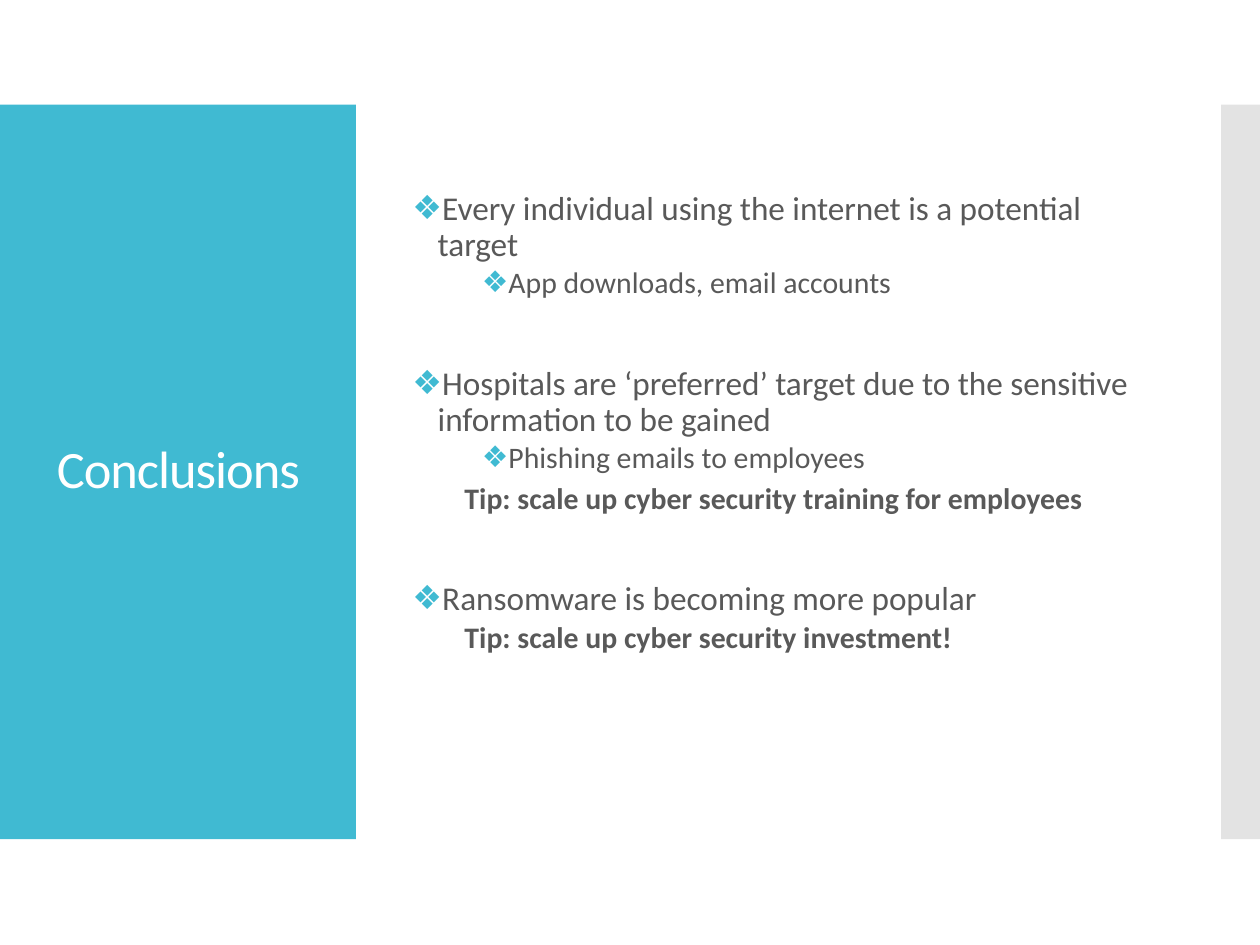
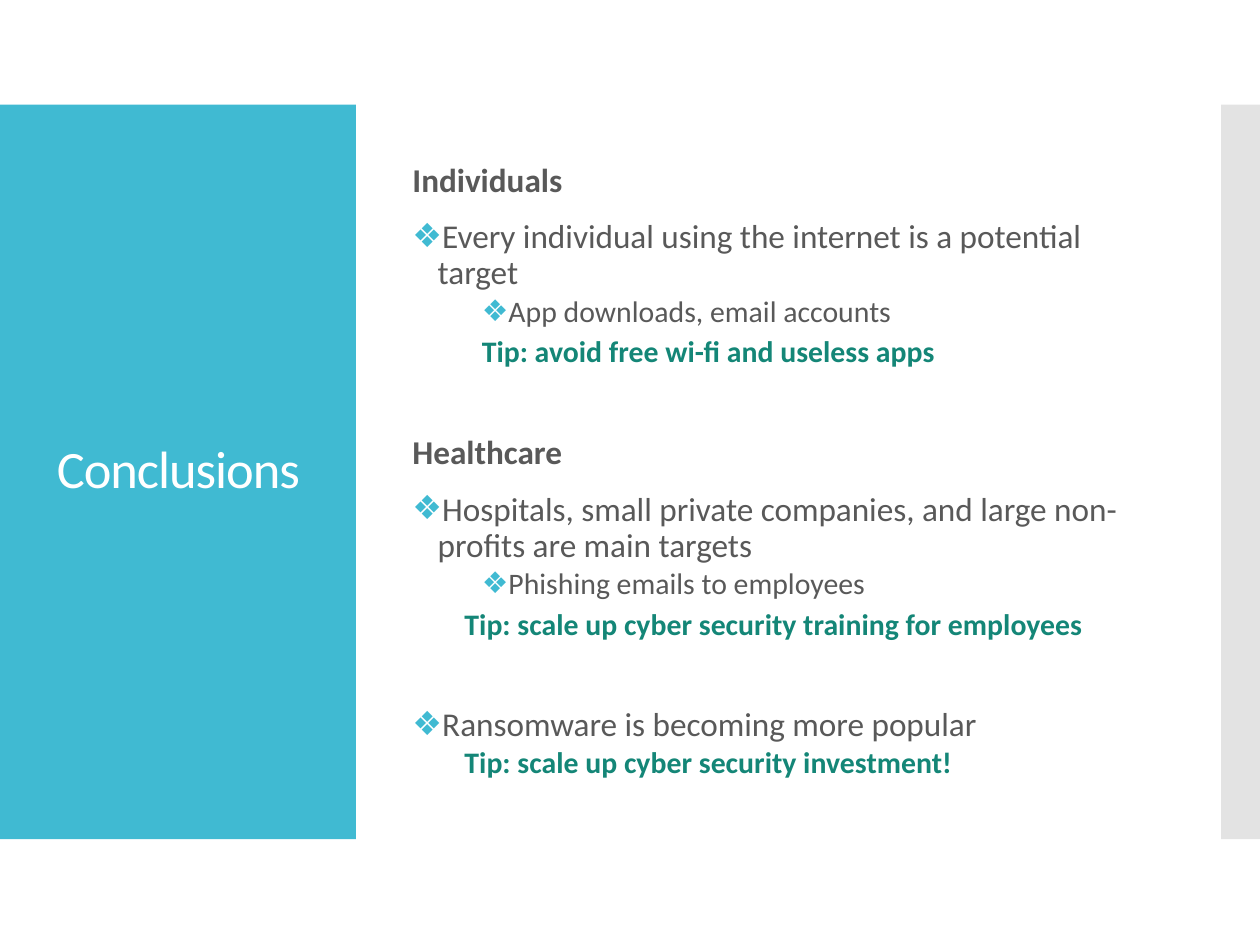
Before and after one commit to MelanieU/cyberattacks_in_healthcare, a slide deck: slide 15 of Analysis/hackmageddon_presentation.pptx (slide 13 before the commit). Drawn at 1260x945 pixels with LibreOffice and Linux fonts; fonts in the diff are those of the drawing. Boxes give left, top, right and bottom in pixels: in the first picture for what was removed or moved away, otherwise in the second. Text is boxed around its words. In the diff, an @@ line names an element or a change of style, - is before the commit and + after.

Commit message:
Edit ppt

```diff
--- a/Analysis/hackmageddon_presentation.pptx
+++ b/Analysis/hackmageddon_presentation.pptx
@@ text at (412,168,562,192): paragraph added @@
+Individuals
@@ text at (412,341,1117,563): text changed @@
-❖ Hospitals are ‘preferred’ target due to the sensitive information to be gained
+  Tip: avoid free wi-fi and useless apps
+Healthcare
+❖ Hospitals, small private companies, and large non-profits are main targets
@@ text at (464,614,1082,778): text colour #595959 to #138677 in "Tip: scale up cyber security training for ...", "Tip: scale up cyber security investment!" @@
```
Also in this commit, not shown: 5 other slides changed, 5 slides added, 3 slides removed.
